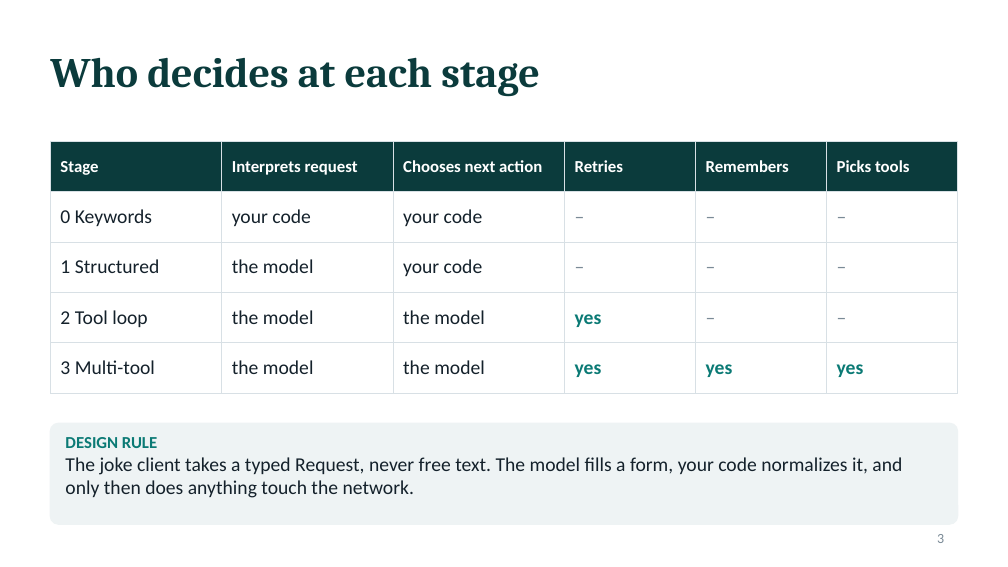
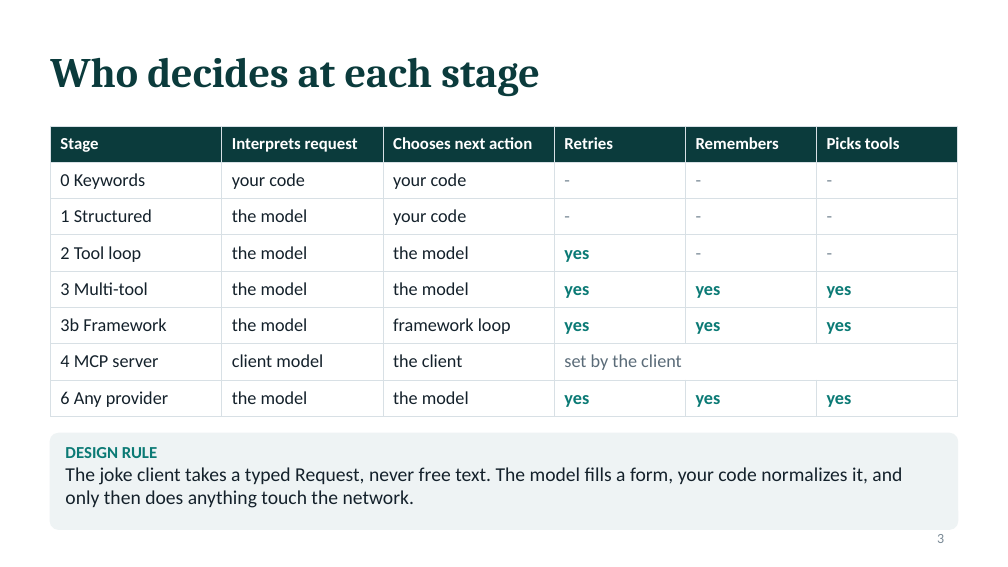
Before and after one commit to AriT93/agent-lab, a slide deck: slide 3 of docs/agent-lab-guide.pptx. Drawn at 1008x567 pixels with LibreOffice and Linux fonts; fonts in the diff are those of the drawing. Boxes give left, top, right and bottom in pixels: in the first picture for what was removed or moved away, otherwise in the second. Text is boxed around its words. In the diff, an @@ line names an element or a change of style, - is before the commit and + after.

```diff
--- a/docs/agent-lab-guide.pptx
+++ b/docs/agent-lab-guide.pptx
@@ table at [50,126,958,411] @@
-row 2: 0 Keywords | your code | your code | – | – | –
+row 2: 0 Keywords | your code | your code | - | - | -
-row 3: 1 Structured | the model | your code | – | – | –
+row 3: 1 Structured | the model | your code | - | - | -
-row 4, column 5: –
+row 4, column 5: -
-row 4, column 6: –
+row 4, column 6: -
+row 6: 3b Framework | the model | framework loop | yes | yes | yes
+row 7: 4 MCP server | client model | the client | set by the client |  | 
+row 8: 6 Any provider | the model | the model | yes | yes | yes
@@ table: place and size @@
-table at [50,141,958,381]
+table at [50,126,958,411]
@@ rounded rectangle: place and size @@
-rounded rectangle at [50,423,958,524]
+rounded rectangle at [50,433,958,529]
@@ rounded rectangle at [50,433,958,529]: proportions changed @@
@@ text "DESIGN RULE": place and size @@
-text "DESIGN RULE" at [65,437,902,498]
+text "DESIGN RULE" at [65,447,902,508]
```
Also in this commit, not shown: 7 other slides changed, 3 slides added, 2 slides removed, 1 other file.
